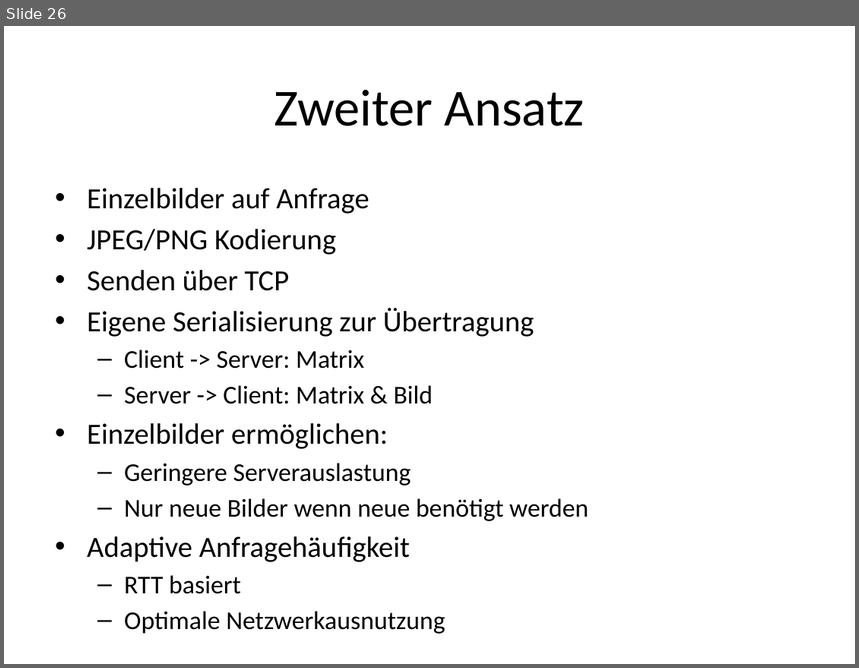
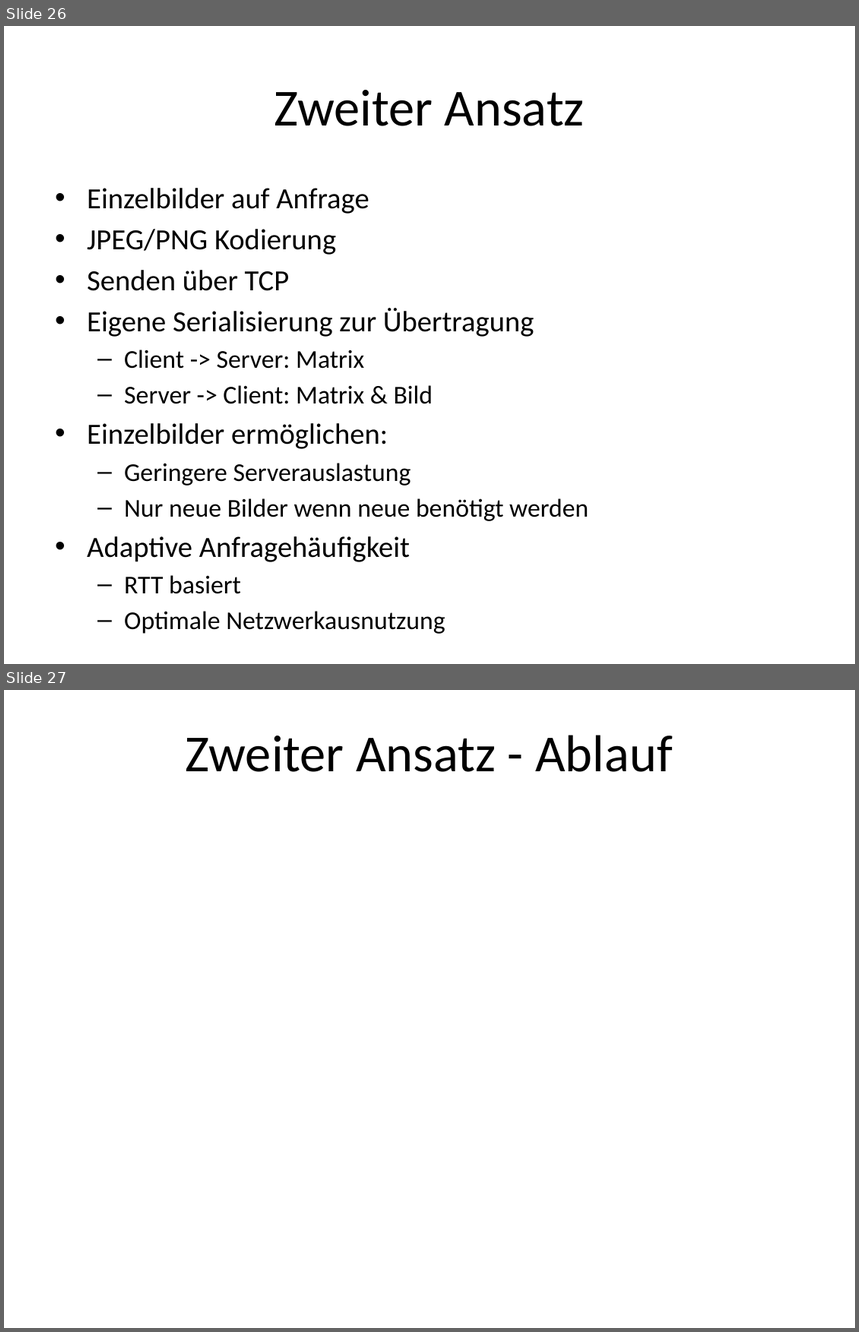
Before and after one commit to koRemoteRE/KoReRE, a slide deck: Präsentation2_Final.pptx. Shown one above the other, each under a label of ours: slide 26 before the commit, slides 26 and 27 after it. The pictures are 859x668 and 859x1332 pixels, drawn with LibreOffice and Linux fonts; fonts in the diff are those of the drawing; background and template pictures are left out. Boxes give left, top, right and bottom in pixels: in the first picture for what was removed or moved away, otherwise in the second. Text is boxed around its words. In the diff, an @@ line names an element or a change of style, - is before the commit and + after.

```diff
--- a/Präsentation2_Final.pptx
+++ b/Präsentation2_Final.pptx
@@ slide 27 added at (4, 690, 855, 1328), background picture (left out) @@
@@ text added at (186, 735, 673, 772), 44 pt, text #000000 @@
+Zweiter Ansatz - Ablauf
```
Also in this commit, not shown: 1 slide removed.
